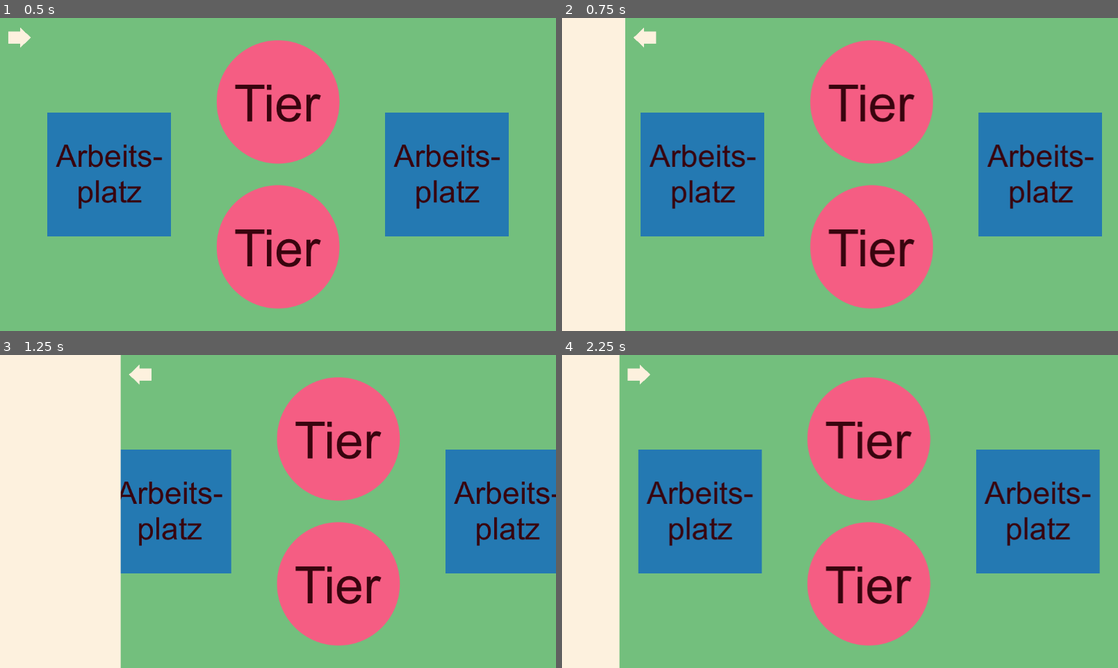
Above: before the commit, frames 1-4 (two rows, left to right).
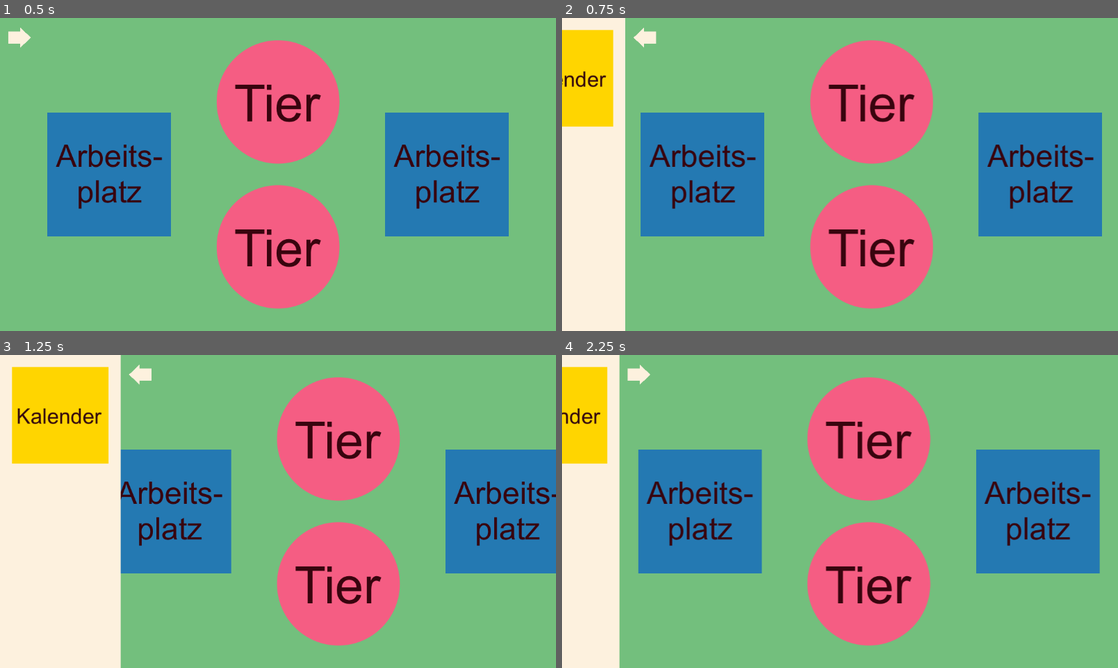
Above: after the commit, the same moments.

Repository: k4444th/Cozy-Moments
Game: Godot game, scene res://scenes/main.tscn
Two runs of this game, one before a commit and one after it. Both use one fixed random seed, a clock stepped at 60 frames per second and the inputs below. The project has no main scene, so this scene is started directly.
Inputs (mouse positions are in pixels of both pictures, inside the frame that each line leads up to):
- Up to frame 1 (0.5 s): no input
- Up to frame 2 (0.75 s): click (584, 36) at 0.5 s
- Up to frame 3 (1.25 s): no input
- Up to frame 4 (2.25 s): click (623, 414) at 1.27 s; click (701, 373) at 2 s

Frame 1 is identical in both runs. In frame 2, 2.9% of the frame differs, in the area x 0-10%, y 3-35%; in frame 3, 5.4%, in the area x 2-20%, y 3-35%; in frame 4, 2.6%.

Commit message:
Add Calendar Button

Diff:
--- a/scenes/sidenav.tscn
+++ b/scenes/sidenav.tscn
@@ -1,7 +1,8 @@
-[gd_scene load_steps=3 format=3 uid="uid://dsogyisvl8hag"]
+[gd_scene load_steps=4 format=3 uid="uid://dsogyisvl8hag"]
 
 [ext_resource type="Script" uid="uid://d04nm7q0hljl" path="res://scripts/sidenav.gd" id="1_7wmdc"]
 [ext_resource type="Texture2D" uid="uid://o215gxyvqvib" path="res://assets/mock/general/arrowLeft.png" id="1_64cow"]
+[ext_resource type="Texture2D" uid="uid://cfj01nwqkn45x" path="res://assets/mock/sidenav/calendar.png" id="2_71yj4"]
 
 [node name="Sidenav" type="CanvasLayer"]
 layer = 100
@@ -16,6 +17,15 @@
 mouse_filter = 2
 color = Color(0.992157, 0.945098, 0.870588, 1)
 
+[node name="CalendarButton" type="TextureButton" parent="Sidenav"]
+layout_mode = 0
+offset_left = 25.0
+offset_top = 25.0
+offset_right = 281.0
+offset_bottom = 281.0
+scale = Vector2(0.78, 0.78)
+texture_normal = ExtResource("2_71yj4")
+
 [node name="ArrowButton" type="TextureButton" parent="."]
 offset_left = 265.0
 offset_top = 15.0
@@ -25,4 +35,5 @@
 texture_normal = ExtResource("1_64cow")
 stretch_mode = 0
 
+[connection signal="pressed" from="Sidenav/CalendarButton" to="." method="_on_calendar_button_pressed"]
 [connection signal="pressed" from="ArrowButton" to="." method="_on_arrow_button_pressed"]
--- a/scripts/sidenav.gd
+++ b/scripts/sidenav.gd
@@ -1,17 +1,21 @@
 extends CanvasLayer
 
+var sidenavOpen := false
 var buttonMargin := 15.0
 var sidenavWidth := 250.0
-var sidenavOpen := false
+var sidenavContentWidth := 200
 var openSidenavSpeed := 0.35
 
+@onready var sidenav = $Sidenav
 @onready var camera = $"../Camera2D"
-@onready var sidenav = $Sidenav
 @onready var arrowButton = $ArrowButton
+@onready var calendar = $Sidenav/CalendarButton
 
 func _ready() -> void:
 	sidenav.size.x = sidenavWidth
 	arrowButton.position = Vector2(sidenavWidth + buttonMargin, buttonMargin)
+	calendar.scale = Vector2(sidenavContentWidth / 256.0, sidenavContentWidth / 256.0)
+	calendar.position = Vector2((sidenavWidth - sidenavContentWidth) / 2, (sidenavWidth - sidenavContentWidth) / 2)
 
 	arrowButton.flip_h = !sidenavOpen
 
@@ -40,3 +44,6 @@
 		cameraTween.tween_property(camera, "position:x", 0.0, openSidenavSpeed)
 		buttonTween.tween_property(arrowButton, "position:x", buttonMargin, openSidenavSpeed)
 		sidenavTween.tween_property(sidenav, "position:x", -sidenavWidth, openSidenavSpeed)
+
+func _on_calendar_button_pressed() -> void:
+	print("Next Round")
Binary file added: assets/mock/sidenav/calendar.png
Not shown, added: assets/mock/sidenav/calendar.png.import
